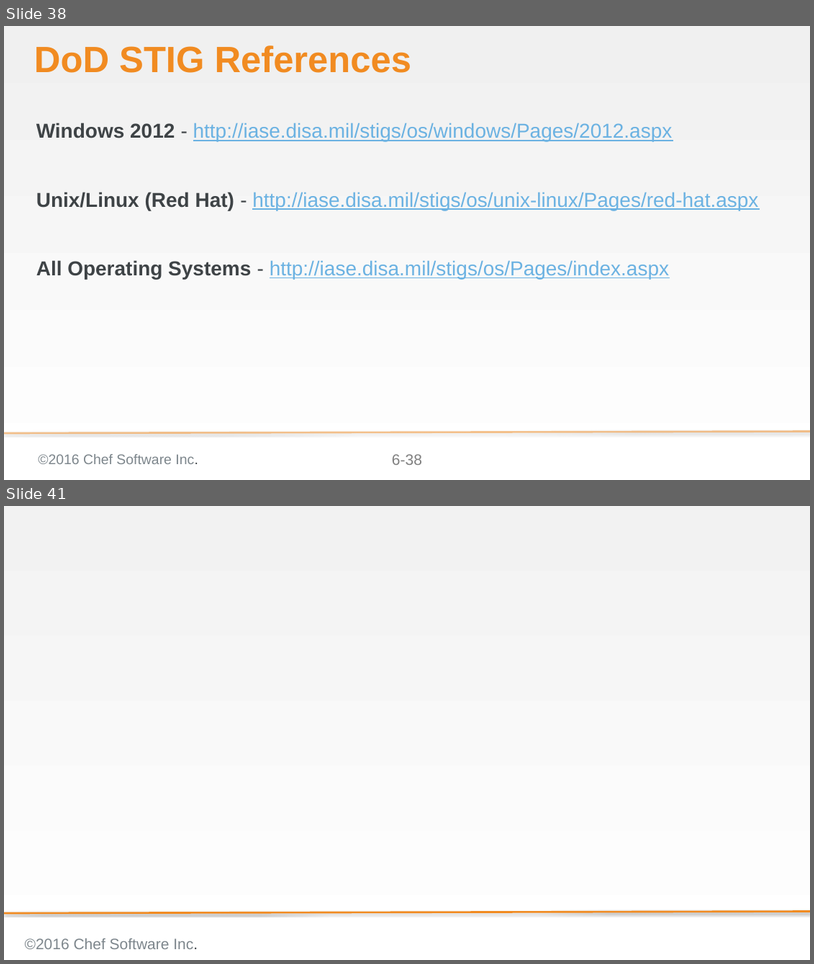
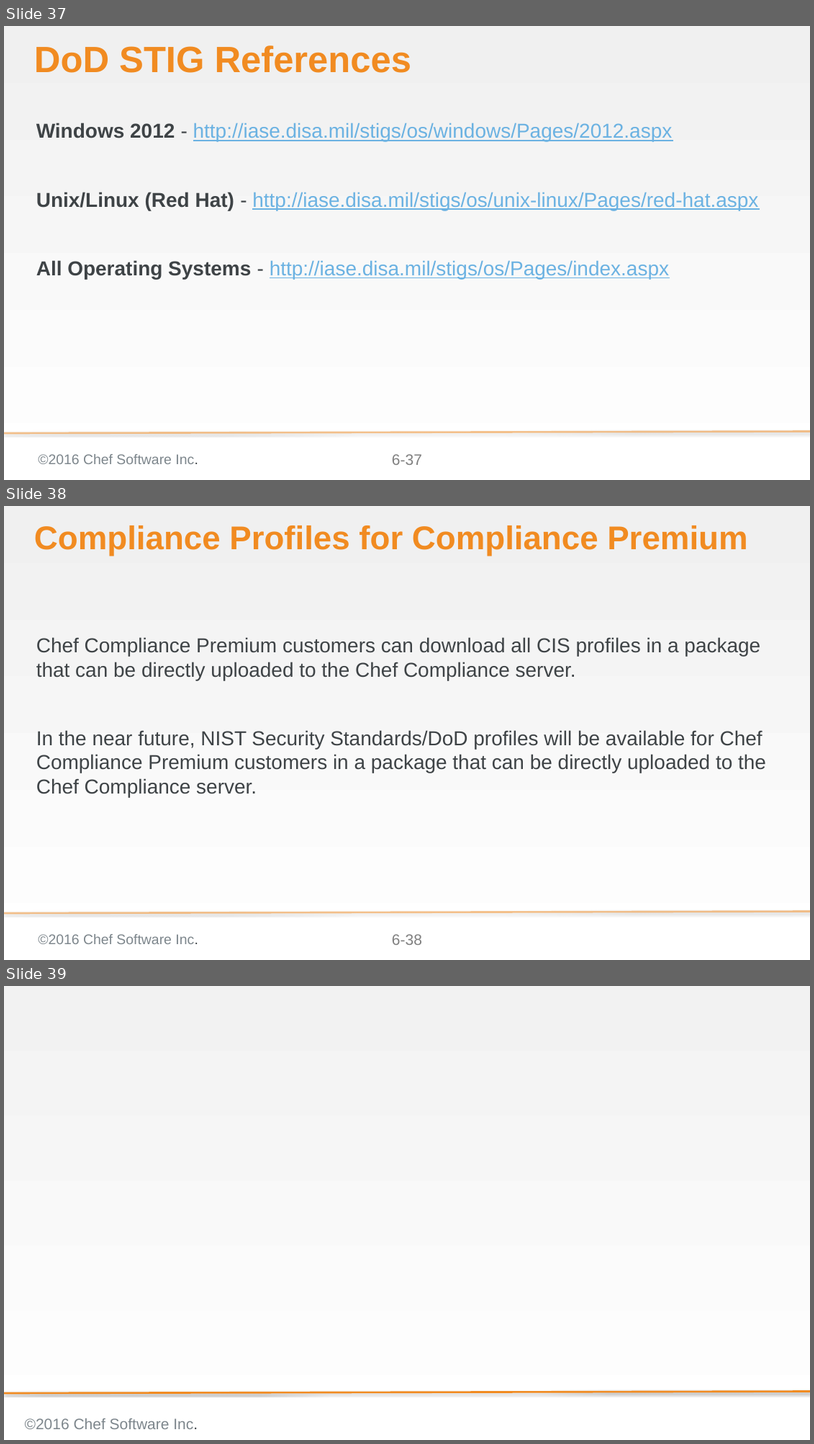
Before and after one commit to bchamby/chef-compliance-installation-configuration-operation, a slide deck: 06-compliance-frameworks-inspec.pptx. Shown one above the other, each under a label of ours: slides 38 and 41 before the commit, slides 37, 38 and 39 after it; the slides between them are not shown. The pictures are 814x964 and 814x1444 pixels, drawn with LibreOffice and Linux fonts; fonts in the diff are those of the drawing; background and template pictures are left out. Boxes give left, top, right and bottom in pixels: in the first picture for what was removed or moved away, otherwise in the second. Text is boxed around its words. In the diff, an @@ line names an element or a change of style, - is before the commit and + after.

```diff
--- a/06-compliance-frameworks-inspec.pptx
+++ b/06-compliance-frameworks-inspec.pptx
@@ slide 38 added at box(4, 506, 810, 960), background gradient #F0F0F0 to #FFFFFF; not listed: 3 template elements that a slide beside it also shows @@
@@ title added at box(34, 525, 748, 556), 52.2 pt, text #F18B21, bold @@
+Compliance Profiles for Compliance Premium
@@ text added at box(36, 637, 766, 797), 32 pt, text #3E4346 @@
+Chef Compliance Premium customers can download all CIS profiles in a package that can be directly uploaded to the Chef Compliance server.
+In the near future, NIST Security Standards/DoD profiles will be available for Chef Compliance Premium customers in a package that can be directly uploaded to the Chef Compliance server.
@@ what was slide 38 is now slide 37 @@
@@ page number at box(392, 454, 422, 464): text changed @@
-6-38
+6-37
@@ what was slide 41 is now slide 39 @@
```
Also in this commit, not shown: 3 slides removed.
